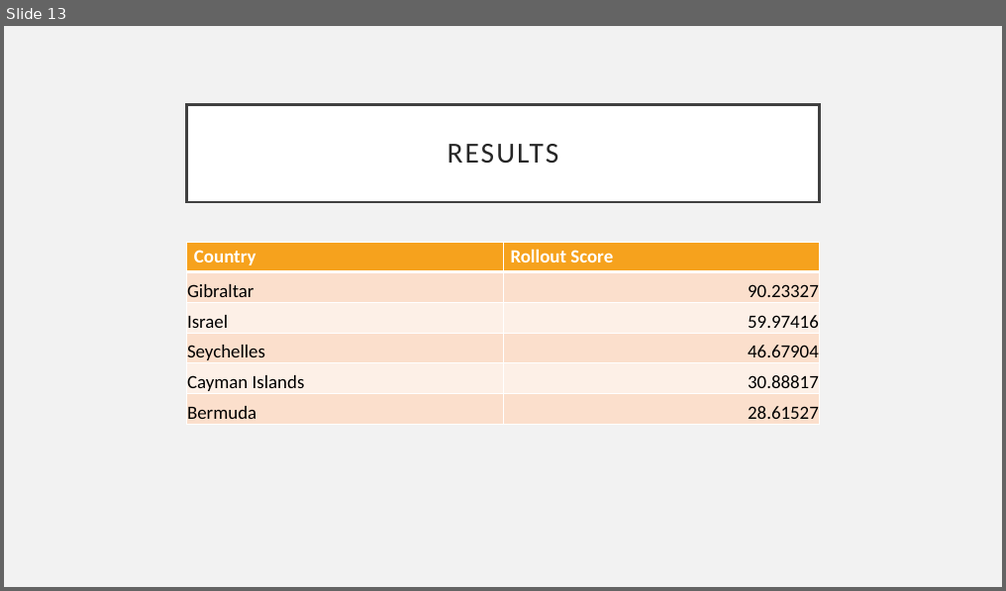
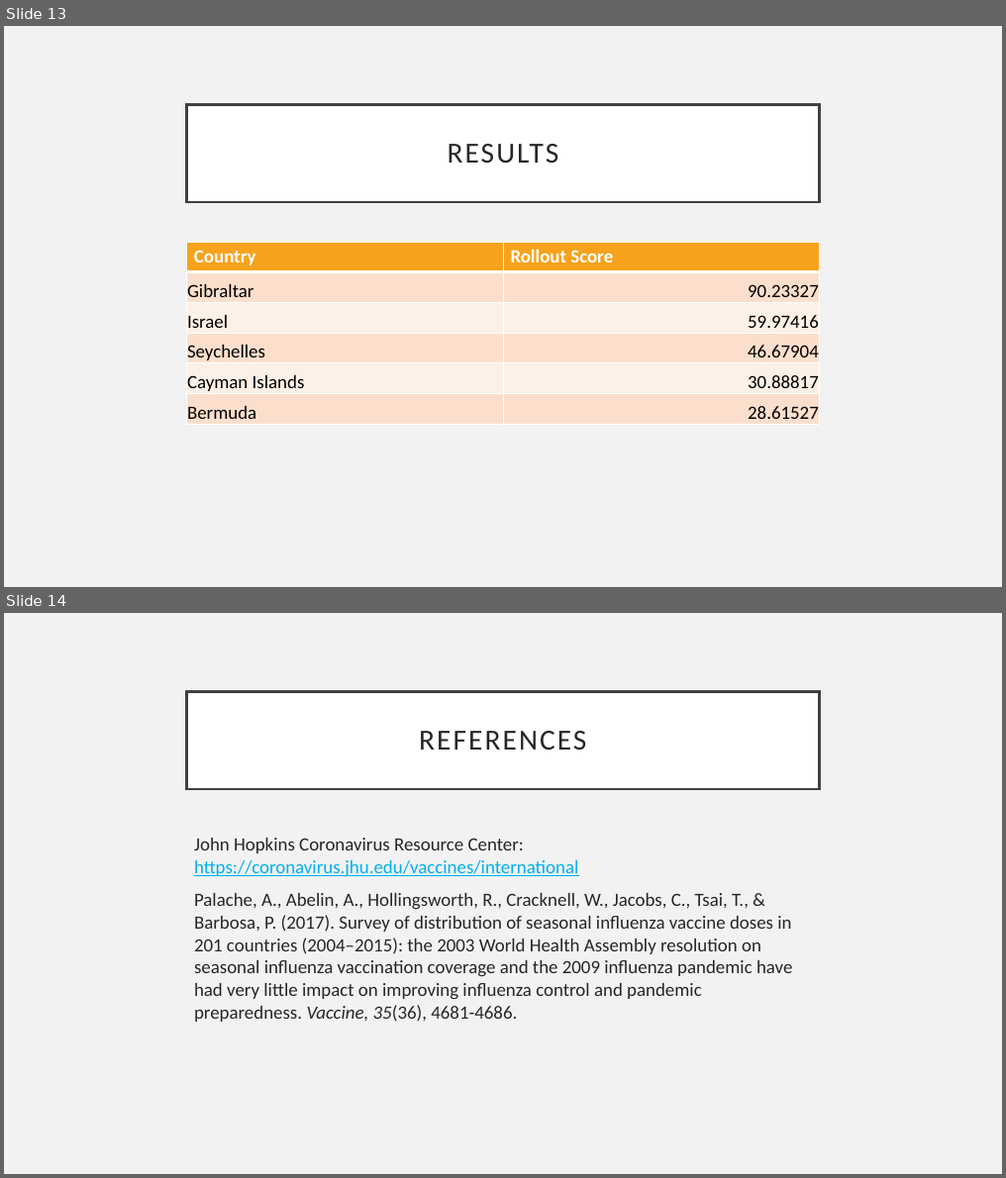
Before and after one commit to rebekahcallkacz/covid-vac-rollout, a slide deck: callari-kaczmarczyk_rollout_scores.pptx. Shown one above the other, each under a label of ours: slide 13 before the commit, slides 13 and 14 after it. The pictures are 1006x591 and 1006x1178 pixels, drawn with LibreOffice and Linux fonts; fonts in the diff are those of the drawing. Boxes give left, top, right and bottom in pixels: in the first picture for what was removed or moved away, otherwise in the second. Text is boxed around its words. In the diff, an @@ line names an element or a change of style, - is before the commit and + after.

```diff
--- a/callari-kaczmarczyk_rollout_scores.pptx
+++ b/callari-kaczmarczyk_rollout_scores.pptx
@@ slide 14 added at [4, 613, 1002, 1174], background #F2F2F2 @@
@@ title added at [187, 691, 819, 789], fill #FFFFFF, outline #404040 2.5 pt, 28 pt, text #262626 @@
+REFERENCES
@@ text added at [194, 838, 792, 1022], 18 pt, text #262626 @@
+John Hopkins Coronavirus Resource Center: https://coronavirus.jhu.edu/vaccines/international
+Palache, A., Abelin, A., Hollingsworth, R., Cracknell, W., Jacobs, C., Tsai, T., & Barbosa, P. (2017). Survey of distribution of seasonal influenza vaccine doses in 201 countries (2004–2015): the 2003 World Health Assembly resolution on seasonal influenza vaccination coverage and the 2009 influenza pandemic have had very little impact on improving influenza control and pandemic preparedness. Vaccine, 35(36), 4681-4686.
```
Also in this commit, not shown: 1 other file.
